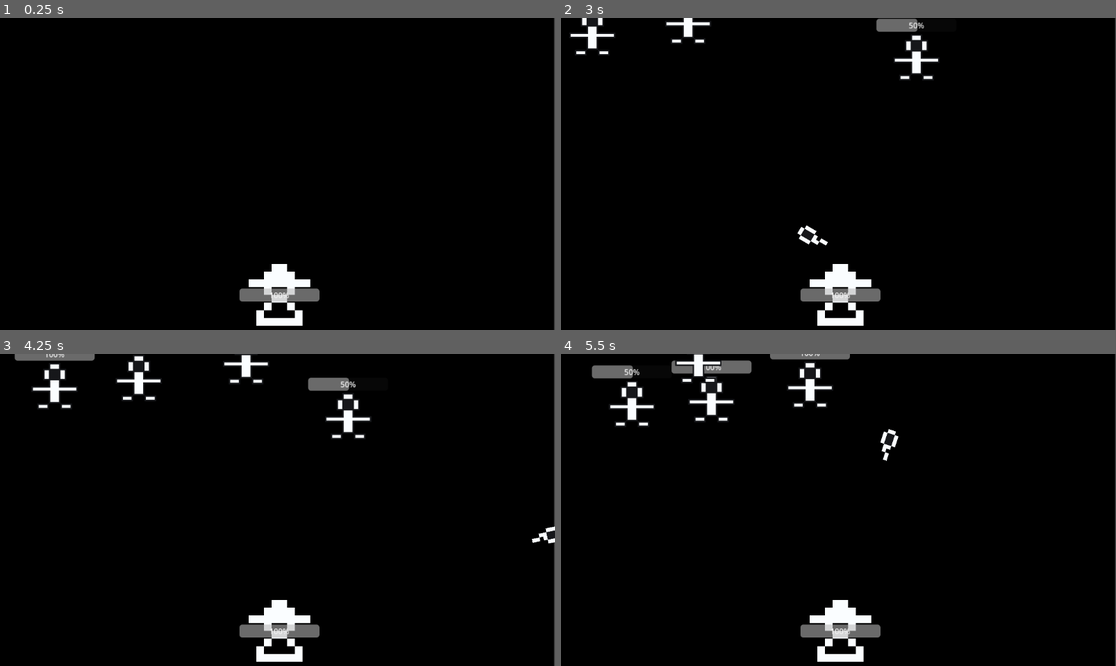
Above: before the commit, frames 1-4 (two rows, left to right).
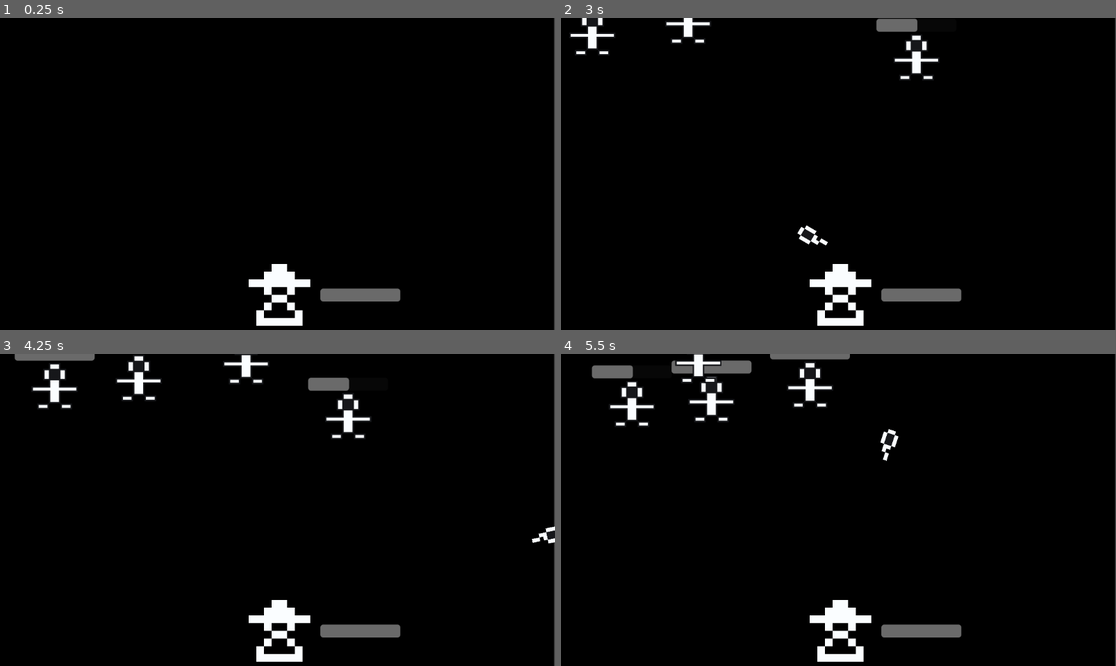
Above: after the commit, the same moments.

Repository: ThomasApplewhite/FIREBALL-Prototype
Game: Godot game, scene res://Source/Utils/dev_scene.tscn
The game is run twice, just before and just after one commit, with the same random seed, the same clock (stepped at 60 frames per second) and the same inputs.
Inputs (mouse positions are in pixels of both pictures, inside the frame that each line leads up to):
- Up to frame 1 (0.25 s): no input
- Up to frame 2 (3 s): tap Enter at 0.5 s; move the mouse to (960, 158) at 0.52 s; click (960, 158) at 0.67 s; move the mouse to (727, 189) at 1.27 s; click (727, 189) at 1.42 s; move the mouse to (894, 105) at 2.02 s; click (894, 105) at 2.17 s; move the mouse to (810, 236) at 2.77 s; click (810, 236) at 2.92 s
- Up to frame 3 (4.25 s): move the mouse to (444, 556) at 3.52 s; click (444, 556) at 3.67 s
- Up to frame 4 (5.5 s): move the mouse to (672, 463) at 4.27 s; click (672, 463) at 4.42 s; move the mouse to (866, 510) at 5.02 s; click (866, 510) at 5.17 s

The runs differ from the first frame. In frame 1, 1.2% of the frame differs, in the area x 43-73%, y 86-91%; in frame 2, 1.2%; in frame 3, 1.3%; in frame 4, 1.3%, in the area x 11-73%, y 0-91%.

Commit message:
Player health and collision adjustments

Diff:
--- a/Source/Enemies/enemy.gd
+++ b/Source/Enemies/enemy.gd
@@ -2,6 +2,10 @@
 
 @export
 var enemy_speed = 10.0
+@export
+var enemy_collision_layer = 0x0002
+
+signal _on_non_enemy_collision(Node2D)
 
 var target_node : Node2D
 var initialized = false
@@ -16,8 +20,15 @@
 
 	var move_dir = (target_node.global_position - global_position).normalized()
 	velocity = move_dir * enemy_speed
-	move_and_slide()
+	var collided = move_and_slide()
+	if collided:
+		_handle_collision()
 
+func _handle_collision():
+	for i in get_slide_collision_count():
+		var collision_obj = get_slide_collision(i).get_collider()
+		if not collision_obj.collision_layer & int(pow(2, enemy_collision_layer-1)):
+			_on_non_enemy_collision.emit(collision_obj)
 
 func _on_health_counter_health_depleted():
 	queue_free()
--- a/Source/Enemies/enemy.tscn
+++ b/Source/Enemies/enemy.tscn
@@ -1,13 +1,15 @@
-[gd_scene load_steps=5 format=3 uid="uid://bku5f54g2jeph"]
+[gd_scene load_steps=6 format=3 uid="uid://bku5f54g2jeph"]
 
 [ext_resource type="Script" path="res://Source/Enemies/enemy.gd" id="1_nebdt"]
 [ext_resource type="Texture2D" uid="uid://c7lcwb5multyn" path="res://Assets/Enemies/Enemy.png" id="2_nrxgy"]
 [ext_resource type="PackedScene" uid="uid://dbnrjfvelxmbi" path="res://Source/Functionality/health_counter.tscn" id="3_1vk7p"]
+[ext_resource type="PackedScene" uid="uid://b4utuabq3jous" path="res://Source/Functionality/damage_dealer.tscn" id="4_ri7ys"]
 
 [sub_resource type="RectangleShape2D" id="RectangleShape2D_626be"]
 size = Vector2(80, 80)
 
 [node name="Enemy" type="CharacterBody2D"]
+collision_layer = 2
 collision_mask = 3
 script = ExtResource("1_nebdt")
 enemy_speed = 40.0
@@ -21,4 +23,7 @@
 [node name="HealthCounter" parent="." instance=ExtResource("3_1vk7p")]
 position = Vector2(0, -67)
 
+[node name="DamageDealer" parent="." instance=ExtResource("4_ri7ys")]
+
+[connection signal="_on_non_enemy_collision" from="." to="DamageDealer" method="_on_damage_triggered"]
 [connection signal="health_depleted" from="HealthCounter" to="." method="_on_health_counter_health_depleted"]
--- a/Source/Functionality/health_counter.tscn
+++ b/Source/Functionality/health_counter.tscn
@@ -19,3 +19,4 @@
 grow_vertical = 2
 size_flags_horizontal = 4
 size_flags_vertical = 4
+show_percentage = false
--- a/Source/Player/player.tscn
+++ b/Source/Player/player.tscn
@@ -10,6 +10,7 @@
 size = Vector2(128, 128)
 
 [node name="Player" type="StaticBody2D"]
+collision_mask = 2
 
 [node name="Sprite2D" type="Sprite2D" parent="."]
 texture = ExtResource("1_2hu3t")
@@ -28,3 +29,4 @@
 stub_spell = ExtResource("4_0hduj")
 
 [node name="HealthCounter" parent="." instance=ExtResource("5_j5vxp")]
+position = Vector2(168, 0)
--- a/Source/Spells/stub_spell.tscn
+++ b/Source/Spells/stub_spell.tscn
@@ -8,7 +8,8 @@
 [sub_resource type="RectangleShape2D" id="RectangleShape2D_sa6f5"]
 
 [node name="StubSpell" type="Area2D"]
-collision_layer = 2
+collision_layer = 4
+collision_mask = 2
 script = ExtResource("1_yxcyb")
 
 [node name="CollisionShape2D" type="CollisionShape2D" parent="."]
Not shown, changed: Docs/Home/DevelopmentDocs/InitialDevelopmentTODO.txt
Not shown, changed: Docs/Home/FunctionalityDocs/CollisionLayers.txt
